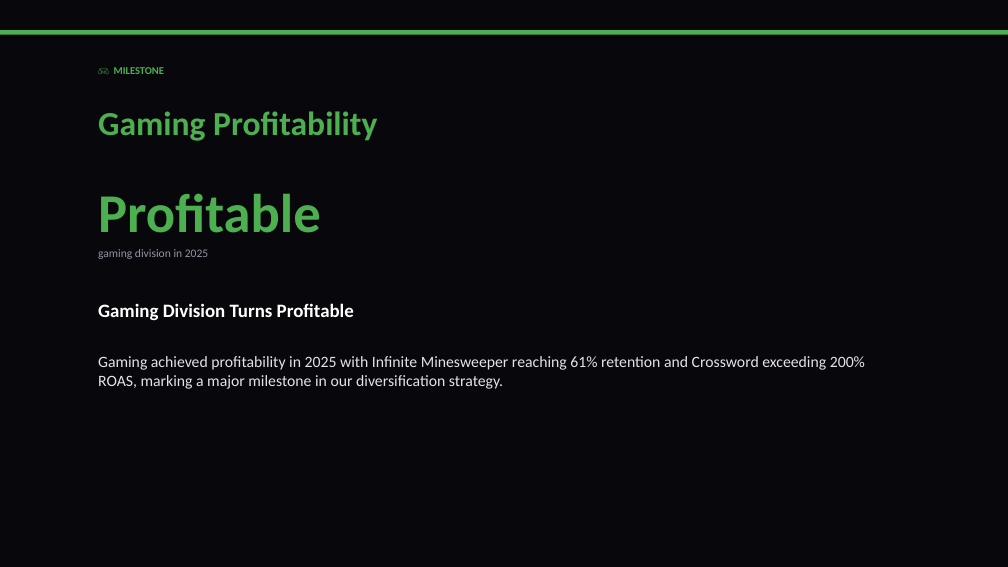
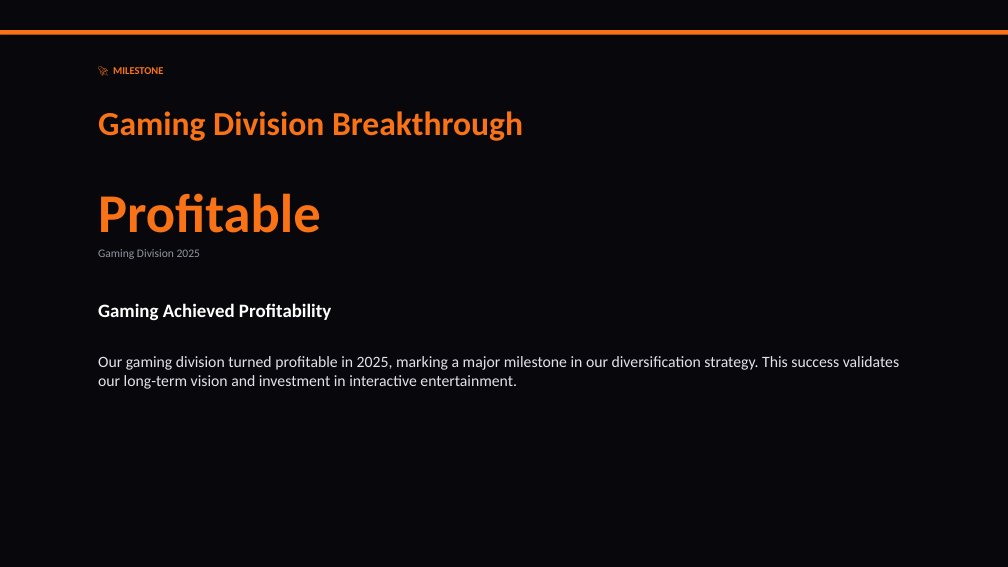
Before and after one commit to liliyagarifullina-maker/appodeal-pulse, a slide deck: slide 11 of data/archive/pulse_2026-03-16.pptx (slide 24 before the commit). Drawn at 1008x567 pixels with LibreOffice and Linux fonts; fonts in the diff are those of the drawing. Boxes give left, top, right and bottom in pixels: in the first picture for what was removed or moved away, otherwise in the second. Text is boxed around its words. In the diff, an @@ line names an element or a change of style, - is before the commit and + after.

```diff
--- a/data/archive/pulse_2026-03-16.pptx
+++ b/data/archive/pulse_2026-03-16.pptx
@@ rectangle at bbox=[0, 30, 1008, 35]: fill #4CAF50 to #F97316 @@
@@ text at bbox=[113, 67, 163, 74]: text changed; text colour #4CAF50 to #F97316 @@
-🎮 MILESTONE
+🚀 MILESTONE
@@ text at bbox=[98, 111, 523, 141]: text changed; text colour #4CAF50 to #F97316 @@
-Gaming Profitability
+Gaming Division Breakthrough
@@ text "Profitable" at bbox=[98, 193, 321, 233]: text colour #4CAF50 to #F97316 @@
@@ text at bbox=[98, 249, 200, 259]: text changed @@
-gaming division in 2025
+Gaming Division 2025
@@ text at bbox=[98, 303, 331, 320]: text changed @@
-Gaming Division Turns Profitable
+Gaming Achieved Profitability
@@ text at bbox=[98, 356, 899, 389]: text changed @@
-Gaming achieved profitability in 2025 with Infinite Minesweeper reaching 61% retention and Crossword exceeding 200% ROAS, marking a major milestone in our diversification strategy.
+Our gaming division turned profitable in 2025, marking a major milestone in our diversification strategy. This success validates our long-term vision and investment in interactive entertainment.
```
Also in this commit, not shown: 11 other slides changed, 6 slides added, 13 slides removed, 2 other files.
